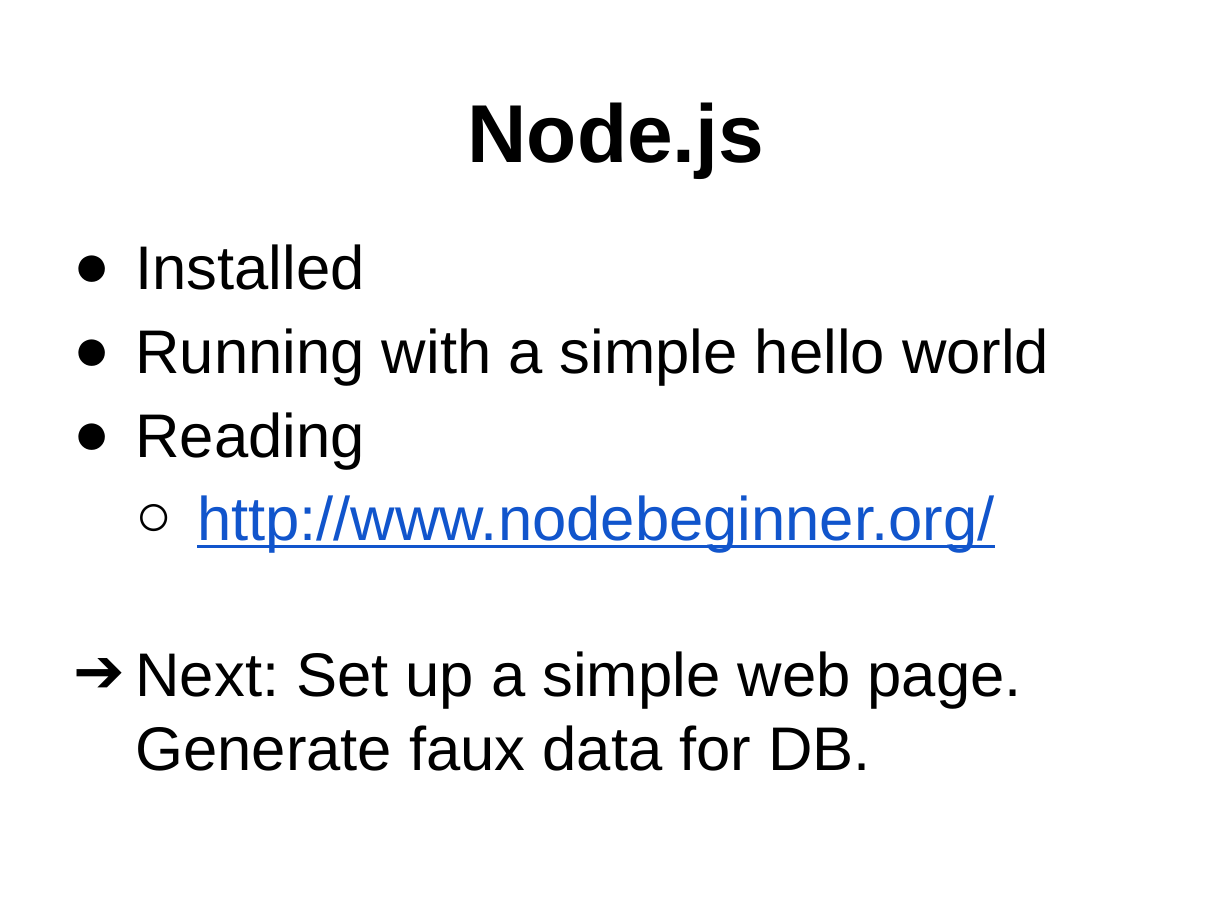
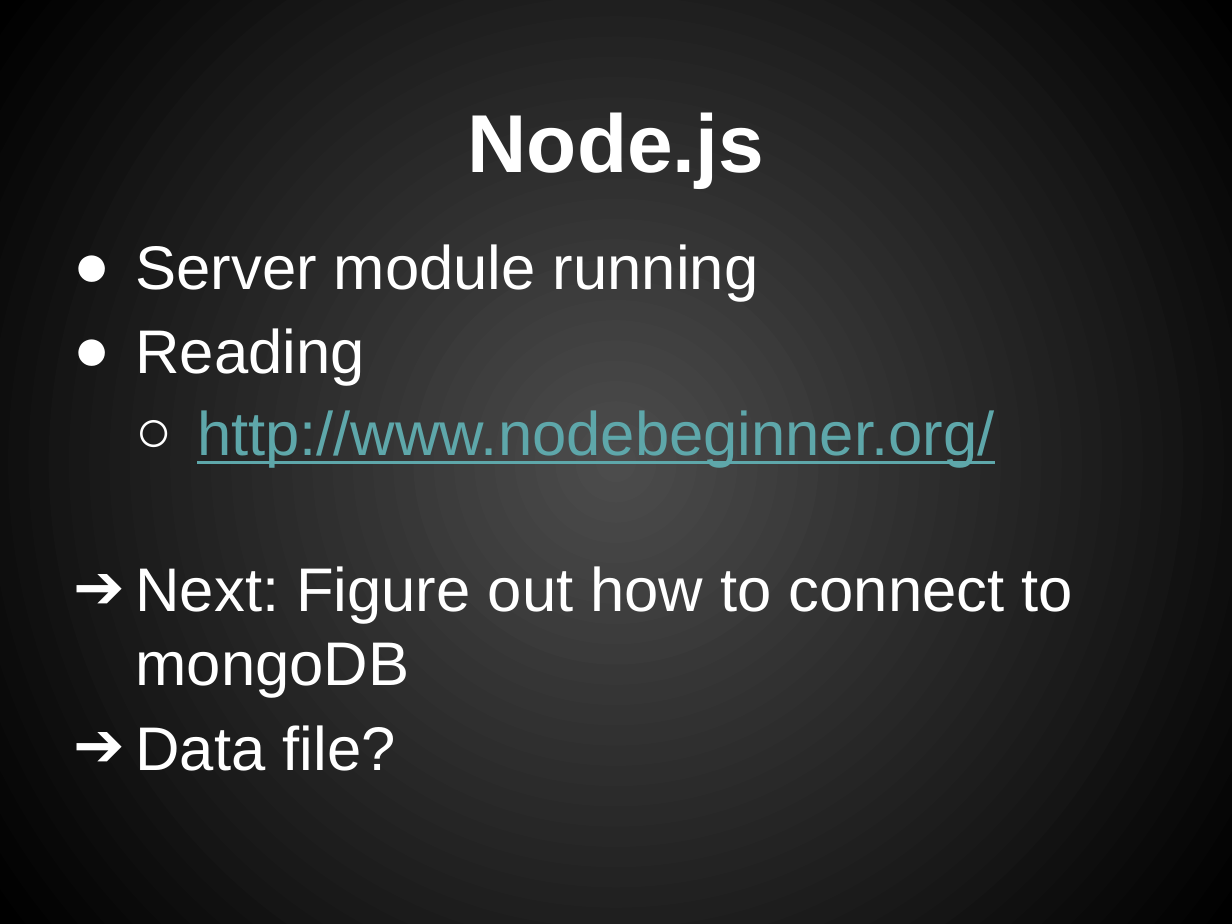
Before and after one commit to n02332802/ELProject, a slide deck: slide 2 of ELpart2.pptx. Drawn at 1232x924 pixels with LibreOffice and Linux fonts; fonts in the diff are those of the drawing. Boxes give left, top, right and bottom in pixels: in the first picture for what was removed or moved away, otherwise in the second. Text is boxed around its words. In the diff, an @@ line names an element or a change of style, - is before the commit and + after.

Commit message:
formatted ppt #2

```diff
--- a/ELpart2.pptx
+++ b/ELpart2.pptx
@@ background #FFFFFF to gradient #4C4C4C to #000000 @@
@@ title "Node.js": place and size @@
-title "Node.js" at <box>468,102,764,177</box>
+title "Node.js" at <box>468,112,764,187</box>
@@ title "Node.js" at <box>468,112,764,187</box>: text colour #000000 to #FFFFFF @@
@@ text at <box>136,244,758,301</box>: text changed; text colour #000000 to #FFFFFF @@
-● Installed
-● Running with a simple hello world
+● Server module running
@@ text at <box>136,328,994,467</box>: text colour #000000 to #FFFFFF in "Reading"; text colour #1155CC to #5EA7AA in "http://www.nodebeginner.org/"; bullet colour #000000 to #FFFFFF @@
@@ text at <box>136,566,1073,771</box>: text changed; text colour #000000 to #FFFFFF @@
-➔ Next: Set up a simple web page. Generate faux data for DB.
+➔ Next: Figure out how to connect to mongoDB
+➔ Data file?
```
Also in this commit, not shown: 3 other slides changed.
